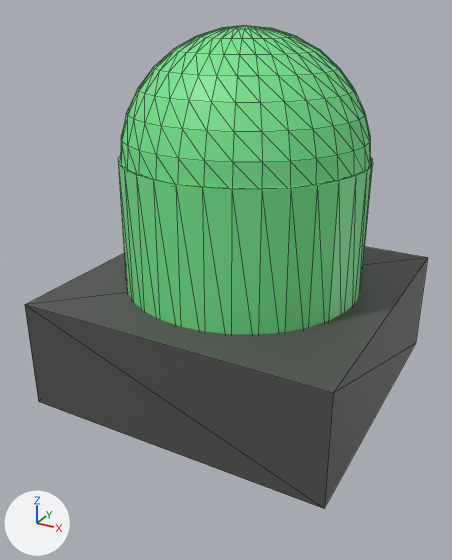
Renders of the glTF model assets/models/gruener_button.glb from each side of a commit.
Before and after are seen from a camera (50 mm lens) standing at (1.07, -2.1, 1.34) and looking at (-0.02, -0.1, 0.34). The lights are fixed; the arrows at lower left show +X, +Y and +Z. The older version comes first. Mesh edges are drawn as thin lines. Where no turn or scale is listed for an object, it has been applied to the vertices. Vertices at exactly the same position are counted once.
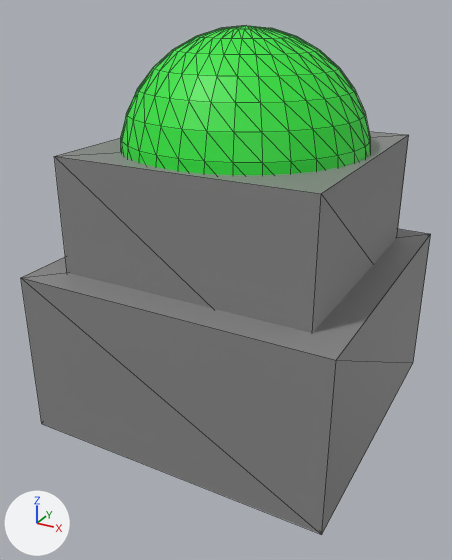
The newer file is also rescaled (x1.645), turned or shifted as a whole; pictures and numbers use the older file's frame.

Location of each change, [x1, y1, x2, y2] in pixels of the pictures (452 x 560 px):
'Cube', recoloured, reshaped (dark grey to grey, 16% taller): before [25, 247, 427, 509]; after [21, 229, 431, 534]
'Cube.001', added: after [54, 131, 409, 333]
'Cylinder', deleted (green): before [118, 156, 373, 334]
'Sphere', recoloured (darker): [121, 26, 370, 175] in both

Edits to the bpy script that builds the scene:
```text
Change mat_material:
    mat_material.base_color: (0.0885, 0.0862, 0.0862) -> (0.245, 0.245, 0.245)  # dark grey #545353 -> grey #888888
Change mat_material_001:
    mat_material_001.base_color: (0.185, 0.8, 0.259) -> (0.0286, 0.8, 0.0467)  # green #77e78b -> green #2fe73d
Change me_cube:
    used by ob_cube; location = (0.0, 0.0, 0.095)
    remove me_cube.from_pydata(...)  # 8 vertices, 12 faces; spans x -0.608..0.608, y -0.608..0.608, z -0.217..0.217
    add me_cube.from_pydata(...)  # 8 vertices, 12 faces; spans x -0.608..0.608, y -0.608..0.608, z -0.325..0.328
    me_cube part 1: the whole mesh is rebuilt
Add me_cube_002:
    me_cube_002.from_pydata(...)  # a box spanning x -0.49..0.49, y -0.49..0.49, z -0.34..0.34
    me_cube_002.materials.append(mat_material)  # grey #888888
Remove ob_cylinder:
    ob_cylinder = bpy.data.objects.new('Cylinder', me_cylinder)
    ob_cylinder.location = (0.0, 0.0, 0.487)
Add ob_cube_001:
    ob_cube_001 = bpy.data.objects.new('Cube.001', me_cube_002)
    ob_cube_001.location = (0.0, 0.0, 0.521)
```
